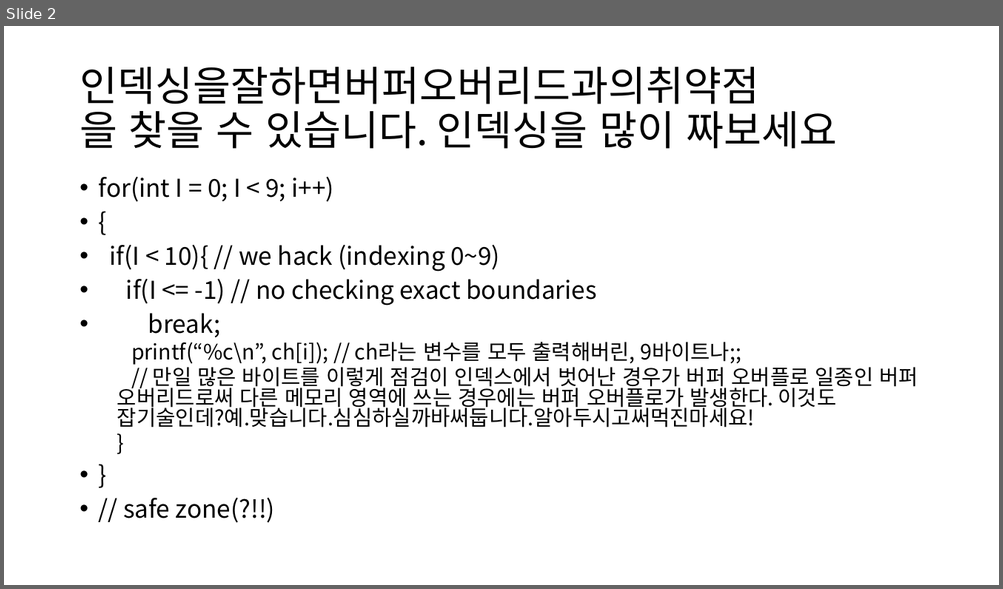
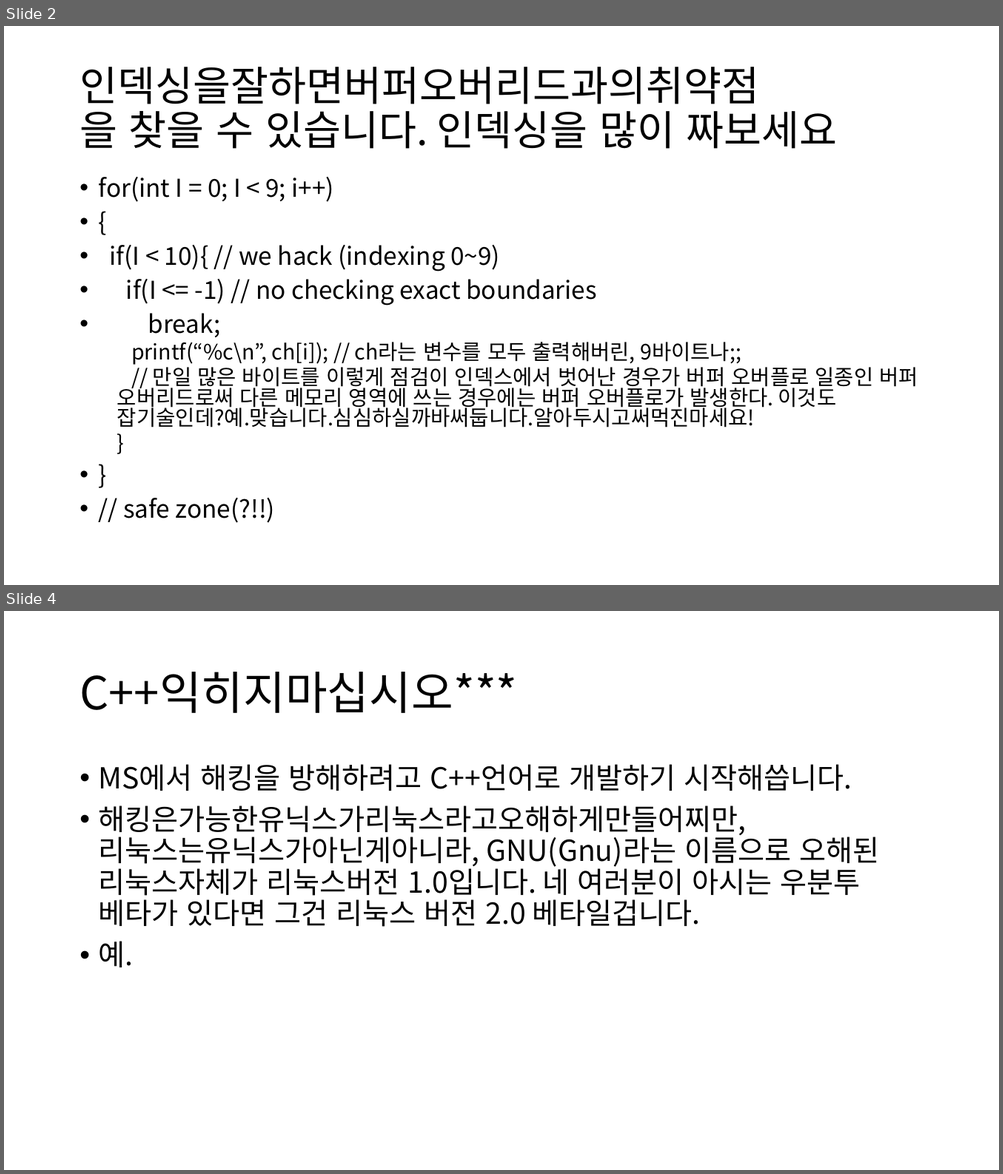
Before and after one commit to tkopppop/CveSs, a slide deck: 바이너리디핑론과부가적해킹기법들소개.pptx. Shown one above the other, each under a label of ours: slide 2 before the commit, slides 2 and 4 after it; the slides between them are not shown. The pictures are 1003x589 and 1003x1174 pixels, drawn with LibreOffice and Linux fonts; fonts in the diff are those of the drawing. Boxes give left, top, right and bottom in pixels: in the first picture for what was removed or moved away, otherwise in the second. Text is boxed around its words. In the diff, an @@ line names an element or a change of style, - is before the commit and + after.

```diff
--- a/바이너리디핑론과부가적해킹기법들소개.pptx
+++ b/바이너리디핑론과부가적해킹기법들소개.pptx
@@ slide 4 added at (4,611,999,1170), background #FFFFFF @@
@@ title added at (79,672,517,713), 44 pt, text #000000 @@
+C++익히지마십시오***
@@ text added at (99,764,879,968), 28 pt, text #000000 @@
+• MS에서 해킹을 방해하려고 C++언어로 개발하기 시작해씁니다.
+• 해킹은가능한유닉스가리눅스라고오해하게만들어찌만,리눅스는유닉스가아닌게아니라, GNU(Gnu)라는 이름으로 오해된 리눅스자체가 리눅스버전 1.0입니다. 네 여러분이 아시는 우분투 베타가 있다면 그건 리눅스 버전 2.0 베타일겁니다.
+• 예.
```
Also in this commit, not shown: 2 slides changed, 5 other slides added.
